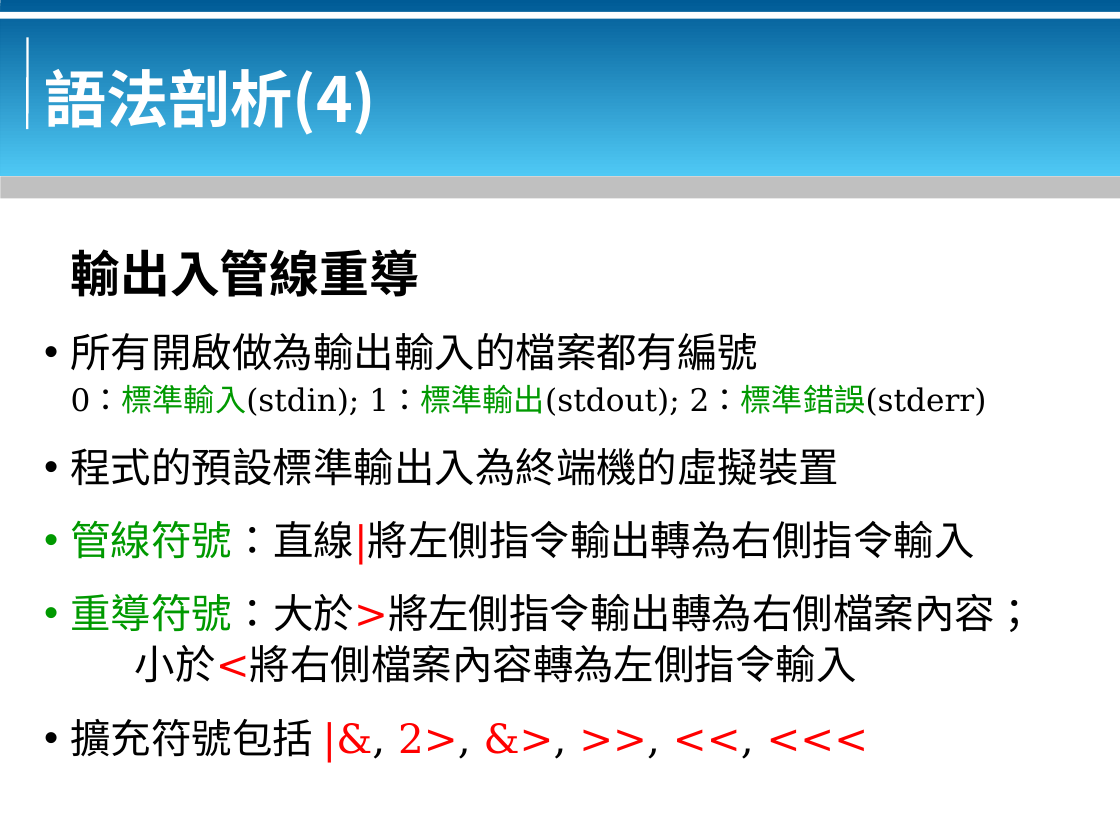
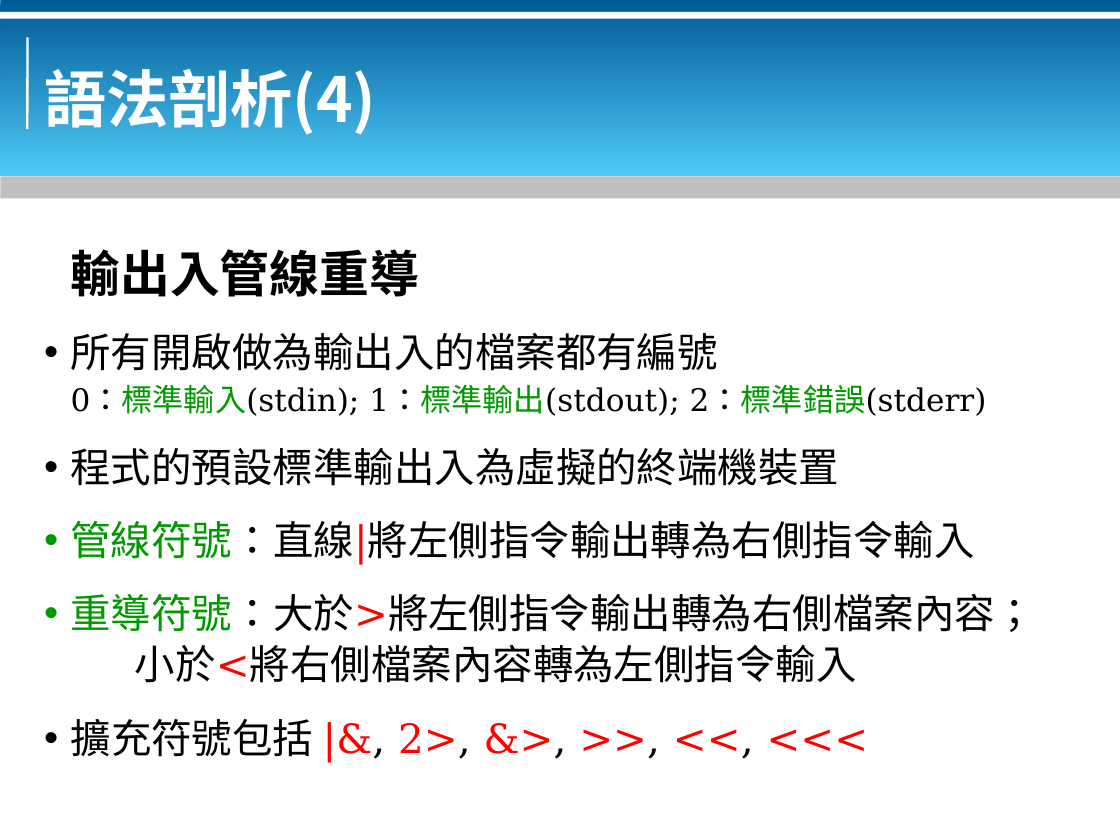
Before and after one commit to bluebat/.presentations, a slide deck: slide 10 of bash-basics.odp. Drawn at 1120x840 pixels with LibreOffice and Linux fonts; fonts in the diff are those of the drawing; background and template pictures are left out. Boxes give left, top, right and bottom in pixels: in the first picture for what was removed or moved away, otherwise in the second. Text is boxed around its words. In the diff, an @@ line names an element or a change of style, - is before the commit and + after.

```diff
--- a/bash-basics.odp
+++ b/bash-basics.odp
@@ text at [71,333,718,371]: text changed @@
-• 所有開啟做為輸出輸入的檔案都有編號
+• 所有開啟做為輸出入的檔案都有編號
@@ text at [71,448,840,486]: text changed @@
-• 程式的預設標準輸出入為終端機的虛擬裝置
+• 程式的預設標準輸出入為虛擬的終端機裝置
```
Also in this commit, not shown: 11 other slides changed.
